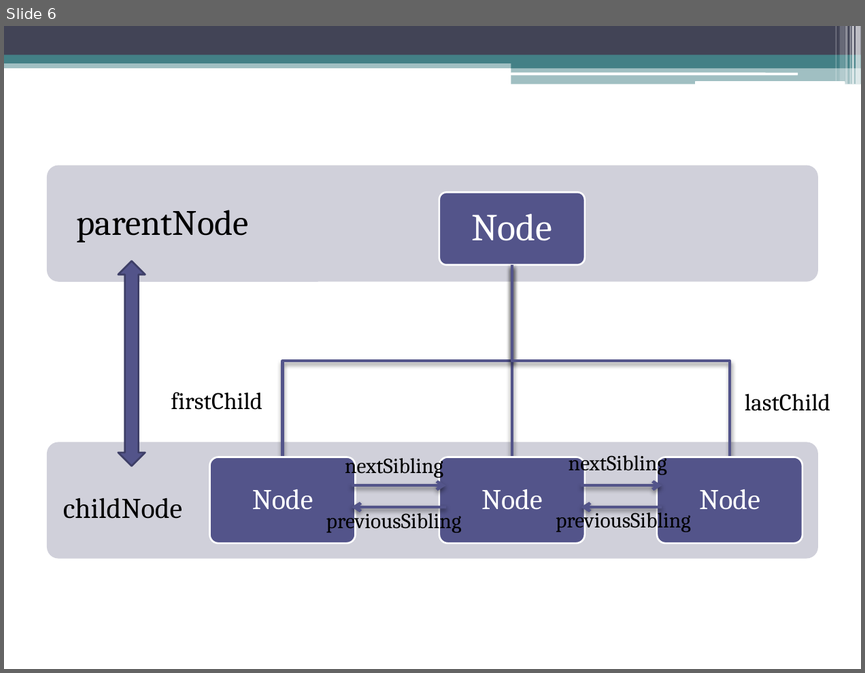
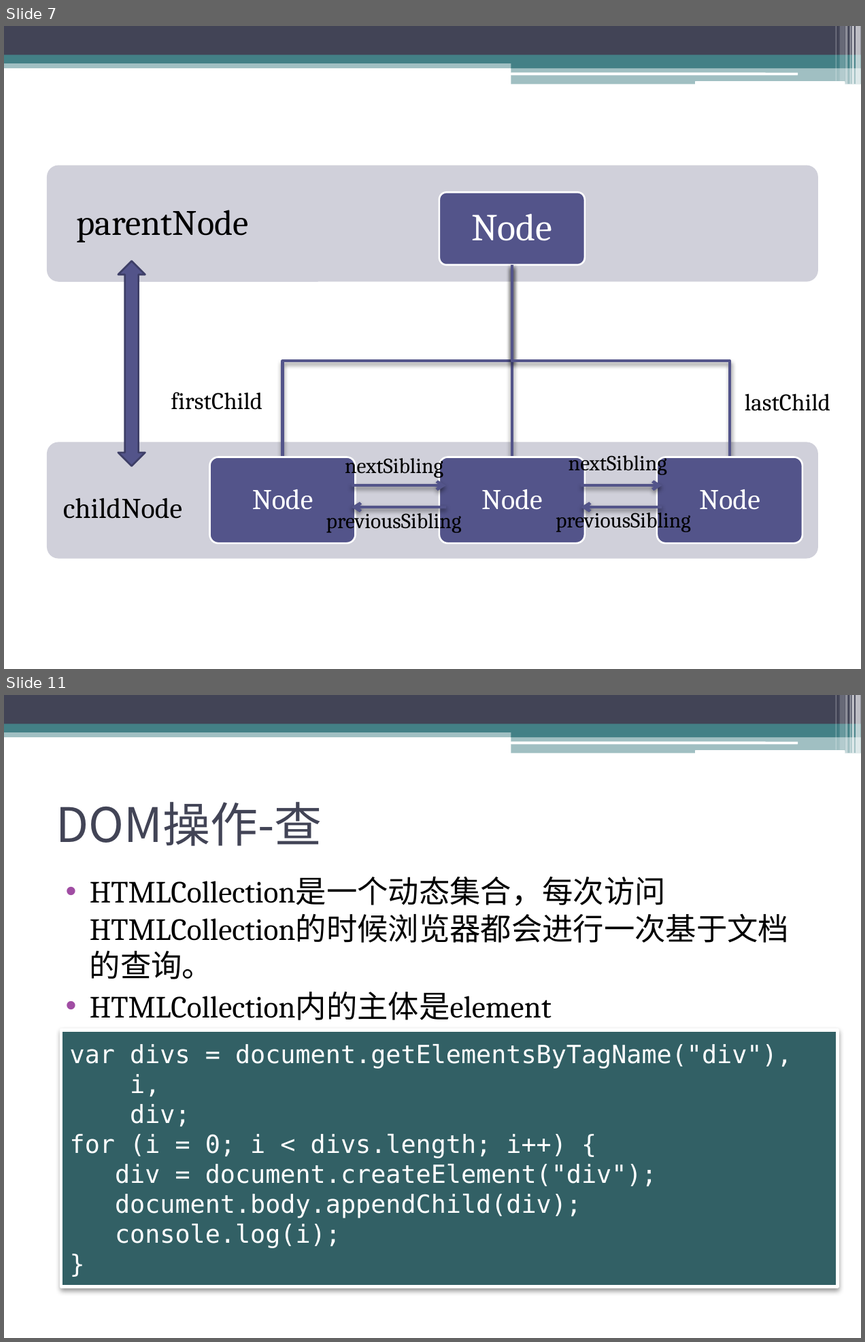
Before and after one commit to sophiazzw/Front_Library, a slide deck: manipulation.pptx. Shown one above the other, each under a label of ours: slide 6 before the commit, slides 7 and 11 after it; the slides between them are not shown. The pictures are 865x673 and 865x1342 pixels, drawn with LibreOffice and Linux fonts; fonts in the diff are those of the drawing. Boxes give left, top, right and bottom in pixels: in the first picture for what was removed or moved away, otherwise in the second. Text is boxed around its words. In the diff, an @@ line names an element or a change of style, - is before the commit and + after.

```diff
--- a/manipulation.pptx
+++ b/manipulation.pptx
@@ slide 11 added at (x1=4, y1=695, x2=861, y2=1338), background #FFFFFF; not listed: 13 template elements that a slide beside it also shows @@
@@ title added at (x1=56, y1=802, x2=322, y2=846), 40 pt, text #424456 @@
+DOM操作-查
@@ text added at (x1=90, y1=876, x2=666, y2=1020), 25.9 pt, text #000000 @@
+• HTMLCollection是一个动态集合，每次访问HTMLCollection的时候浏览器都会进行一次基于文档的查询。
+• HTMLCollection内的主体是element
@@ rectangle added at (x1=61, y1=1030, x2=838, y2=1286), fill #326065, outline #FFFFFF 2.5 pt, 21 pt, text #FFFFFF @@
+var divs = document.getElementsByTagName("div"),
+i,
+div;
+for (i = 0; i < divs.length; i++) {
+div = document.createElement("div");
+document.body.appendChild(div);
+console.log(i);
+}
@@ what was slide 6 is now slide 7 @@
```
Also in this commit, not shown: 2 slides changed, 6 other slides added, 1 slide removed, 3 other files.
